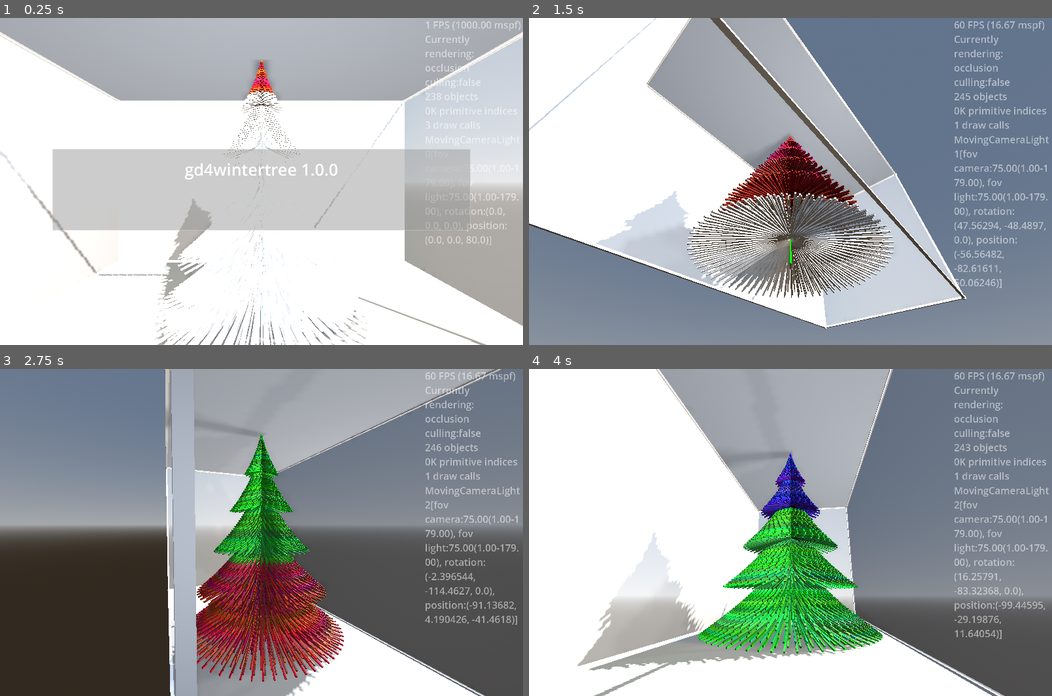
Above: before the commit, frames 1-4 (two rows, left to right).
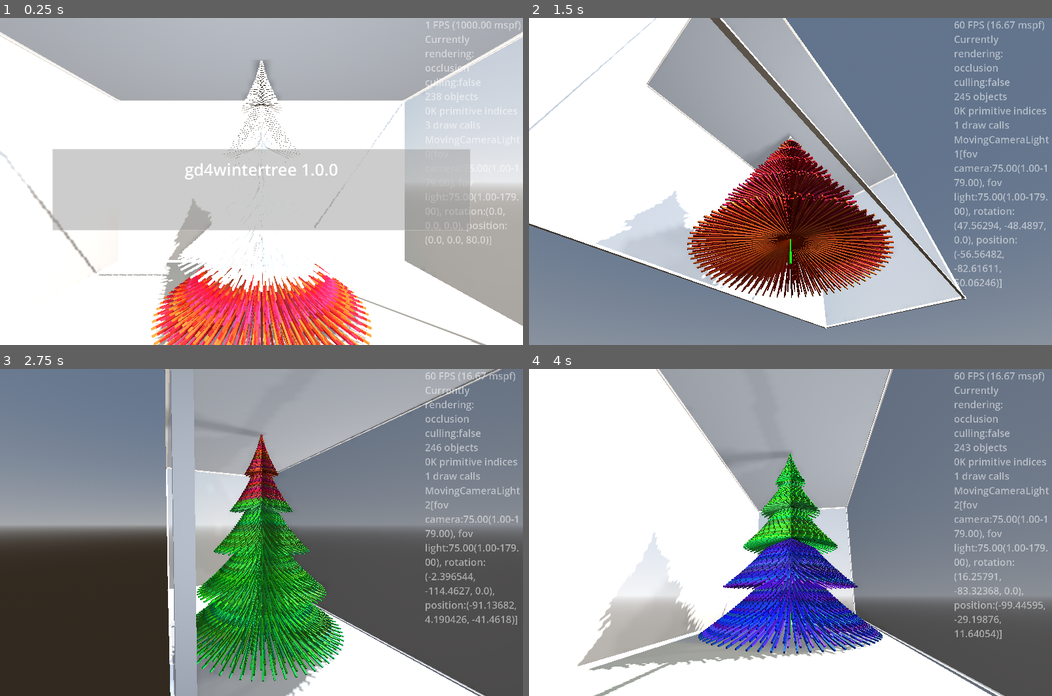
Above: after the commit, the same moments.

Repository: kasworld/gd4wintertree
Game: Godot game, scene res://main.tscn
Same seed, same stepped clock (60 frames per second), same inputs: the game is played once before the commit and once after it.
Inputs (mouse positions are in pixels of both pictures, inside the frame that each line leads up to):
- Up to frame 1 (0.25 s): no input
- Up to frame 2 (1.5 s): tap Enter at 0.5 s; move the mouse to (905, 165) at 0.52 s; hold Right 0.53-1.28 s; tap Q at 0.6 s; click (905, 165) at 0.67 s; move the mouse to (685, 197) at 1.27 s; hold Down from 1.28 s (still down); tap E at 1.35 s
- Up to frame 3 (2.75 s): move the mouse to (313, 460) at 2.02 s; release Down at 2.03 s; hold Right from 2.03 s (still down); tap Enter at 2.1 s
- Up to frame 4 (4 s): move the mouse to (764, 597) at 2.77 s; release Right at 2.78 s; hold Up 2.78-3.53 s; tap Q at 2.85 s; click (764, 597) at 2.92 s; move the mouse to (947, 581) at 3.52 s; hold Left from 3.53 s (still down); tap E at 3.6 s

The runs differ from the first frame. In frame 1, 7.0% of the frame differs, in the area x 28-72%, y 13-100%; in frame 2, 9.5%, in the area x 30-70%, y 36-86%; in frame 3, 9.5%; in frame 4, 8.2%.

Commit message:
use enum AniDir

Diff:
--- a/main.gd
+++ b/main.gd
@@ -52,57 +52,49 @@
 	$LineTree.position.y = - WorldSize.y/2
 	line_tree_inst_index = $LineTree.make_index_array()
 
+enum AniDir { Up, Down, Left , Right }
 var line_tree_inst_index :Array
 var rgb_index :int = 0
 var rgb_data := [[0],[1],[2],[0,1],[1,2],[2,0], [0,1,2]]
 var change_count := 0
-var forward_dir :bool = true
+var ani_dir :AniDir
 func linetree_color_animate2() -> void:
 	var lines :MultiMeshShape = $LineTree.get_lines()
-	var a :Array
-	if forward_dir:
-		a = line_tree_inst_index[change_count]
-	else:
-		a = line_tree_inst_index[-change_count-1]
 	var co :Color = RandomColor.rate_color(rgb_data[rgb_index])
-	for i in a:
-		lines.set_inst_color(i, co)
+
+	match ani_dir:
+		AniDir.Up:
+			var a :Array = line_tree_inst_index[-change_count-1]
+			for i in a:
+				lines.set_inst_color(i, co)
+		AniDir.Down:
+			var a :Array = line_tree_inst_index[change_count]
+			for i in a:
+				lines.set_inst_color(i, co)
+		AniDir.Left:
+			for a :Array in line_tree_inst_index:
+				var i = a.pop_front()
+				lines.set_inst_color(i, co)
+				a.push_back(i)
+		AniDir.Right:
+			for a :Array in line_tree_inst_index:
+				var i = a.pop_back()
+				lines.set_inst_color(i, co)
+				a.push_front(i)
+
 	change_count +=1
 	if change_count >= line_tree_inst_index.size():
-		change_count = 0
-		rgb_index += 1
-		rgb_index %= rgb_data.size()
-
-func linetree_color_animate3() -> void:
-	var lines :MultiMeshShape = $LineTree.get_lines()
-	var co :Color = RandomColor.rate_color(rgb_data[rgb_index])
-	if forward_dir:
-		for a :Array in line_tree_inst_index:
-			var i = a.pop_front()
-			lines.set_inst_color(i, co)
-			a.push_back(i)
-	else:
-		for a :Array in line_tree_inst_index:
-			var i = a.pop_back()
-			lines.set_inst_color(i, co)
-			a.push_front(i)
-	change_count +=1
-	if change_count >= line_tree_inst_index[-1].size():
 		change_count = 0
 		rgb_index += 1
 		rgb_index %= rgb_data.size()
 		if rgb_index == 0:
 			line_tree_inst_index = $LineTree.make_index_array()
 
-var linetree_color_animate_fn :Callable = linetree_color_animate2
 func linetree_color_animate() -> void:
-	linetree_color_animate_fn.call()
+	linetree_color_animate2.call()
 	if change_count == 0 and rgb_index == 0:
-		if linetree_color_animate_fn == linetree_color_animate2:
-			linetree_color_animate_fn = linetree_color_animate3
-		else:
-			linetree_color_animate_fn = linetree_color_animate2
-			forward_dir = not forward_dir
+		ani_dir += 1
+		ani_dir %= 4
 
 func random_color() -> Color:
 	return NamedColorList.color_list.pick_random()[0]
